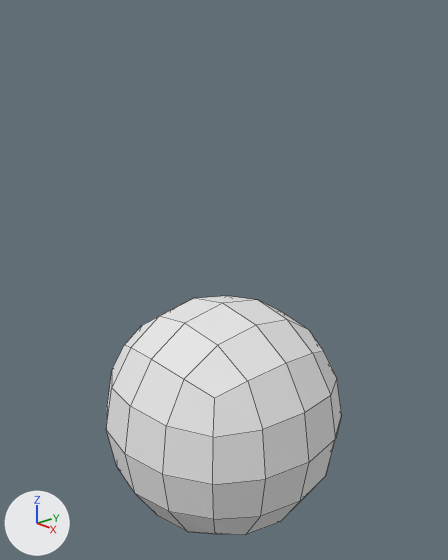
A saved change to the Blender file vl.vlabs.com.ua/models/vlabs2/third.scene/third.scene.blend.
Camera for both pictures: a 50 mm camera at (3.03, -2.63, 2.38) aimed at (-0.02, 0.03, 1.0). Every picture has the same lights, and +X, +Y and +Z are marked at lower left. Mesh edges are drawn as thin lines.

Script lines for the objects in view, before the commit:
```python
me_cube = bpy.data.meshes.new('Cube')
me_cube.from_pydata(...)  # a box spanning x -1.0..1.0, y -1.0..1.0, z -1.0..1.0
me_cube.materials.append(mat_material)  # white #e7e7e7
ob_cube = bpy.data.objects.new('Cube', me_cube)
ob_cube.location = (0.0, 0.0, 0.0)
_m = ob_cube.modifiers.new('Subsurf', 'SUBSURF')
_m.levels = 6
```
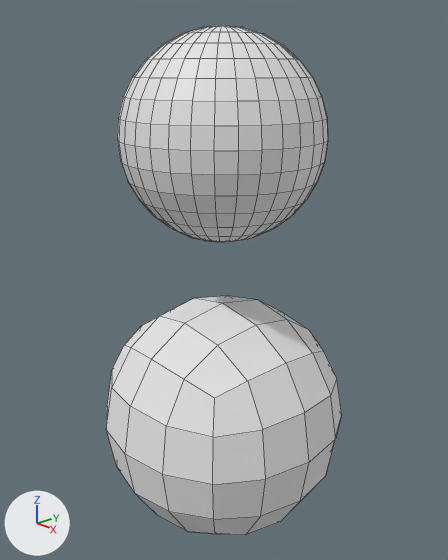
Pixel boxes (x1, y1, x2, y2) of what changed, in the pictures (448 x 560 px):
'Sphere', added: after (117, 26, 328, 242)

Diff of the bpy script that builds the scene:
```diff
--- a/vl.vlabs.com.ua/models/vlabs2/third.scene/third.scene.blend.py
+++ b/vl.vlabs.com.ua/models/vlabs2/third.scene/third.scene.blend.py
@@ me_sphere @@
+me_sphere.from_pydata(...)  # a UV sphere (32 segments, 16 rings, poles along z) spanning x -0.659..0.659, y -0.659..0.659, z -0.659..0.659
@@ ob_sphere @@
+ob_sphere = bpy.data.objects.new('Sphere', me_sphere)
+ob_sphere.parent = ob_cube
+ob_sphere.location = (0.0, 0.0, 1.957)
```
